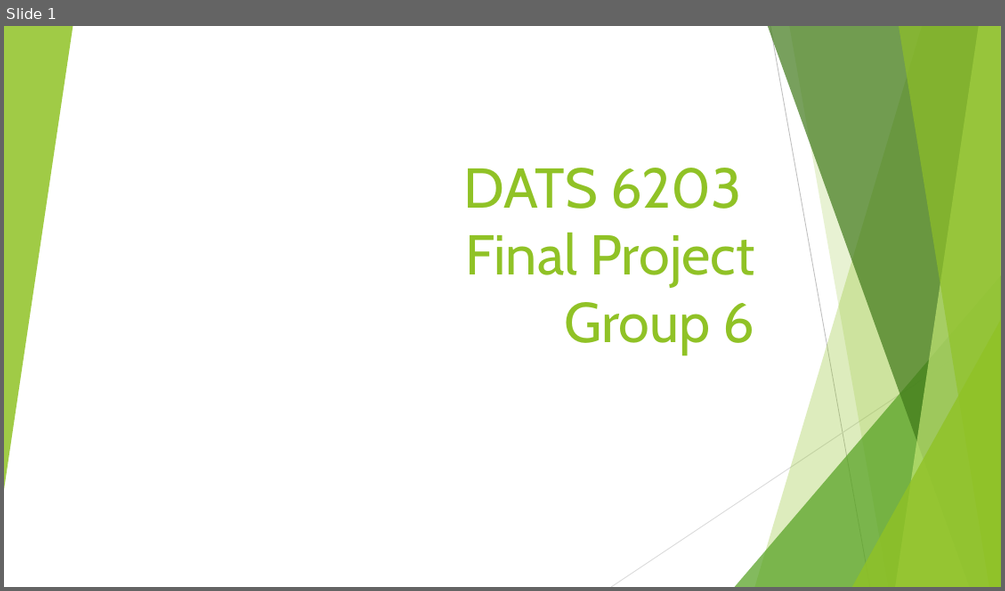
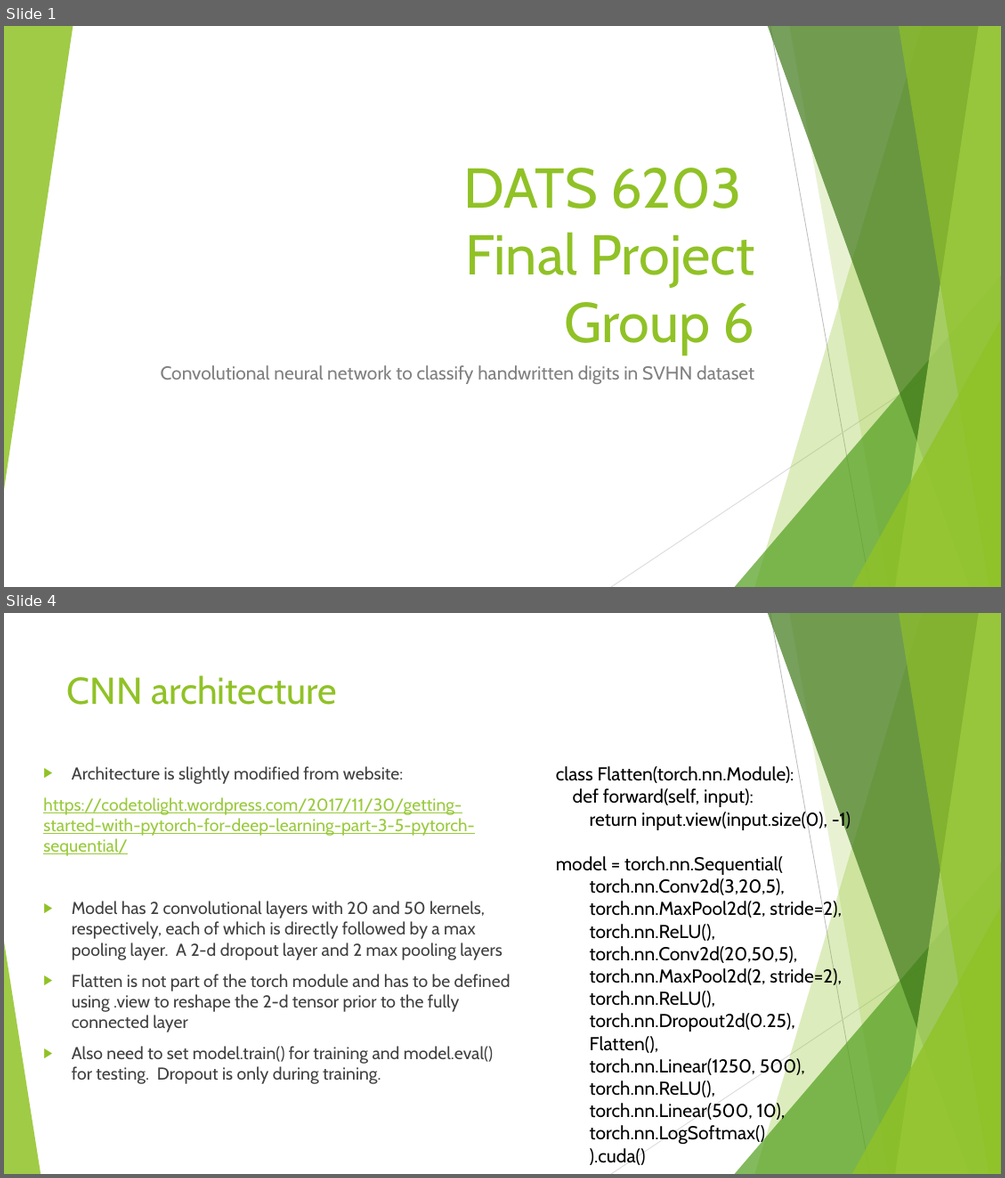
Before and after one commit to josephhaaga/Final-Project-Group6, a slide deck: Final-Group-Presentation/final group presentation.pptx. Shown one above the other, each under a label of ours: slide 1 before the commit, slides 1 and 4 after it; the slides between them are not shown. The pictures are 1005x591 and 1005x1178 pixels, drawn with LibreOffice and Linux fonts; fonts in the diff are those of the drawing. Boxes give left, top, right and bottom in pixels: in the first picture for what was removed or moved away, otherwise in the second. Text is boxed around its words. In the diff, an @@ line names an element or a change of style, - is before the commit and + after.

```diff
--- a/Final-Group-Presentation/final group presentation.pptx
+++ b/Final-Group-Presentation/final group presentation.pptx
@@ slide 4 added at [4, 613, 1001, 1174], background #FFFFFF; not listed: 9 template elements that a slide beside it also shows @@
@@ title added at [67, 675, 337, 705], 36 pt, text #90C226 @@
+CNN architecture
@@ text added at [43, 766, 510, 1084], 16.6 pt, text #404040 @@
+▶ Architecture is slightly modified from website:
+https://codetolight.wordpress.com/2017/11/30/getting-started-with-pytorch-for-deep-learning-part-3-5-pytorch-sequential/
+▶ Model has 2 convolutional layers with 20 and 50 kernels, respectively, each of which is directly followed by a max pooling layer. A 2-d dropout layer and 2 max pooling layers
+▶ Flatten is not part of the torch module and has to be defined using .view to reshape the 2-d tensor prior to the fully connected layer
+▶ Also need to set model.train() for training and model.eval() for testing. Dropout is only during training.
@@ text added at [556, 766, 850, 1165], 18 pt, text #000000 @@
+class Flatten(torch.nn.Module):
+def forward(self, input):
+return input.view(input.size(0), -1)
+model = torch.nn.Sequential(
+torch.nn.Conv2d(3,20,5),
+torch.nn.MaxPool2d(2, stride=2),
+torch.nn.ReLU(),
+torch.nn.Conv2d(20,50,5),
+torch.nn.MaxPool2d(2, stride=2),
+torch.nn.ReLU(),
+torch.nn.Dropout2d(0.25),
+Flatten(),
+torch.nn.Linear(1250, 500),
+torch.nn.ReLU(),
+torch.nn.Linear(500, 10),
+torch.nn.LogSoftmax()
+).cuda()
@@ triangle added at [4, 941, 40, 1174], fill #90C226 at 85% opacity @@
@@ slide 1 changed as well @@
@@ subtitle added at [161, 365, 754, 384], 18 pt, text #808080 @@
+Convolutional neural network to classify handwritten digits in SVHN dataset
```
Also in this commit, not shown: 4 other slides changed, 8 other slides added, 2 slides removed, 1 other file.
